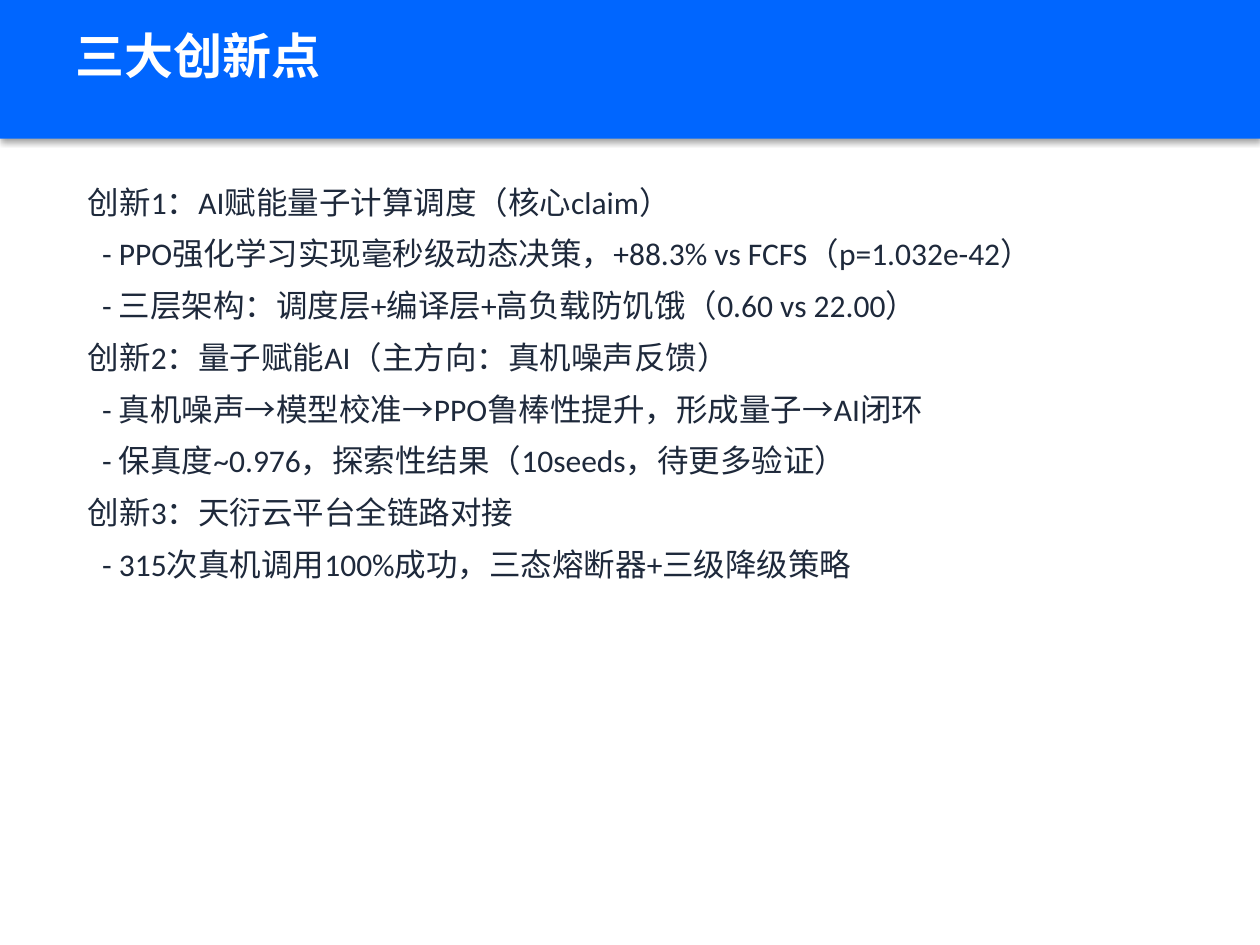
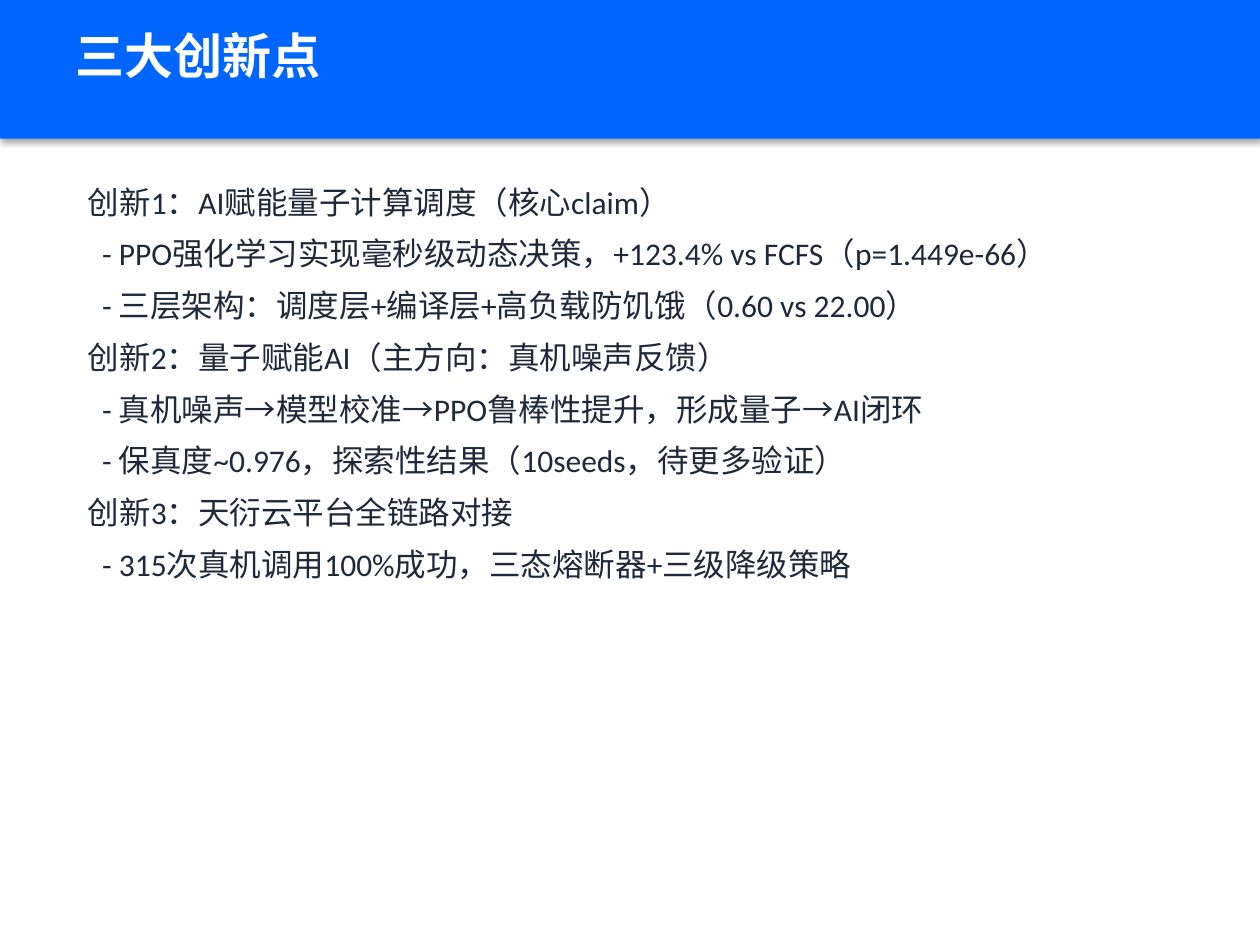
Before and after one commit to xiabai2008/quantum-rl-scheduler, a slide deck: slide 14 of deliverable_models/答辩PPT.pptx. Drawn at 1260x945 pixels with LibreOffice and Linux fonts; fonts in the diff are those of the drawing. Boxes give left, top, right and bottom in pixels: in the first picture for what was removed or moved away, otherwise in the second. Text is boxed around its words. In the diff, an @@ line names an element or a change of style, - is before the commit and + after.

```diff
--- a/deliverable_models/答辩PPT.pptx
+++ b/deliverable_models/答辩PPT.pptx
@@ text at [119,239,1048,270]: text changed @@
-- PPO强化学习实现毫秒级动态决策，+88.3% vs FCFS（p=1.032e-42）
+- PPO强化学习实现毫秒级动态决策，+123.4% vs FCFS（p=1.449e-66）
```
Also in this commit, not shown: 4 other slides changed, 42 other files.
